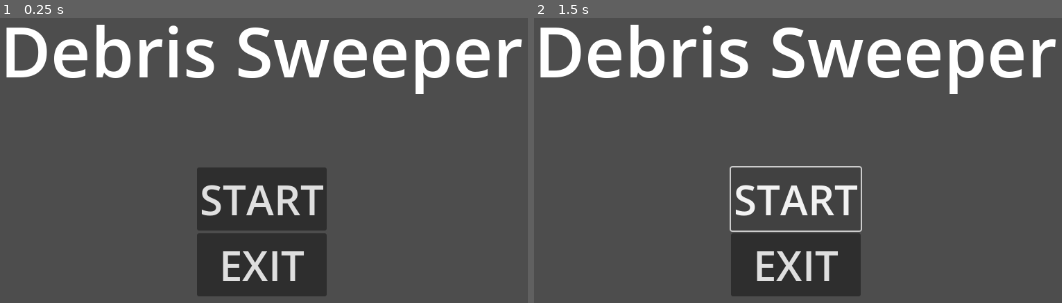
Above: before the commit, frames 1-2 (left to right).
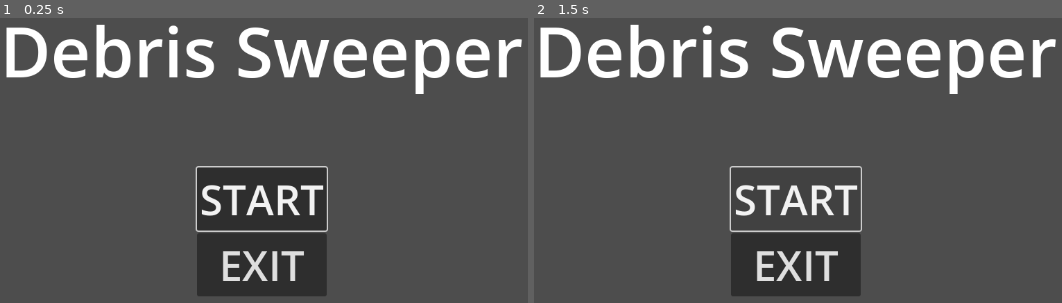
Above: after the commit, the same moments.

Repository: toburau/Star-Shooting
Game: Godot game, scene res://scenes/title_screen.tscn
Same seed, same stepped clock (60 frames per second), same inputs: the game is played once before the commit and once after it. Sound files missing from this copy of the repository are replaced by a short silence.
Inputs:
- Up to frame 1 (0.25 s): no input
- Up to frame 2 (1.5 s): click "START" at 0.5 s; click "START" at 1.25 s

The runs differ from the first frame. In frame 1, 0.5% of the frame differs, in the area x 36-63%, y 51-76%; in frame 2, nothing differs.

Commit message:
update title

Diff:
--- a/scenes/title_screen.tscn
+++ b/scenes/title_screen.tscn
@@ -1,4 +1,6 @@
-[gd_scene format=3 uid="uid://cq3ig7r6tktgc"]
+[gd_scene load_steps=2 format=3 uid="uid://cq3ig7r6tktgc"]
+
+[ext_resource type="Script" uid="uid://k1csygm2g0l3" path="res://scripts/title_screen.gd" id="1_fgkus"]
 
 [node name="TitleScreen" type="Control"]
 layout_mode = 3
@@ -9,6 +11,7 @@
 offset_bottom = -1.0
 grow_horizontal = 2
 grow_vertical = 2
+script = ExtResource("1_fgkus")
 
 [node name="Label" type="Label" parent="."]
 layout_mode = 1
@@ -54,3 +57,8 @@
 text = "EXIT"
 
 [node name="AudioStreamPlayer" type="AudioStreamPlayer" parent="."]
+
+[connection signal="focus_entered" from="VBoxContainer/ButtonStart" to="." method="_on_button_start_focus_entered"]
+[connection signal="pressed" from="VBoxContainer/ButtonStart" to="." method="_on_button_start_pressed"]
+[connection signal="focus_entered" from="VBoxContainer/ButtonExit" to="." method="_on_button_exit_focus_entered"]
+[connection signal="pressed" from="VBoxContainer/ButtonExit" to="." method="_on_button_exit_pressed"]
--- a/scripts/scene.gd
+++ b/scripts/scene.gd
@@ -3,7 +3,7 @@
 @export var debris_scene: PackedScene
 @export var spawn_meteor_count := 100
 @export var spawn_area_size := Vector3(50, 50, 50)  # 配置範囲
-@export var spawn_debris_count := 1
+@export var spawn_debris_count := 10
 
 var spawned_objects: Array = []  # ここに生成したノードを記録しておく
 
--- /dev/null
+++ b/scripts/title_screen.gd
@@ -0,0 +1,40 @@
+extends Control
+
+var initialized = false
+
+
+# Called when the node enters the scene tree for the first time.
+func _ready() -> void:
+	$VBoxContainer/ButtonStart.grab_focus()
+	await get_tree().process_frame
+	initialized = true
+
+# Called every frame. 'delta' is the elapsed time since the previous frame.
+func _process(delta: float) -> void:
+	pass
+
+
+func _on_button_start_pressed() -> void:
+	$AudioStreamPlayer.stream = preload("res://sound/accept.mp3")
+	$AudioStreamPlayer.play()
+	await $AudioStreamPlayer.finished
+	get_tree().change_scene_to_file("res://scenes/scene.tscn")
+
+
+func _on_button_exit_pressed() -> void:
+	$AudioStreamPlayer.stream = preload("res://sound/accept.mp3")
+	$AudioStreamPlayer.play()
+	await $AudioStreamPlayer.finished
+	get_tree().quit()
+
+func _on_button_start_focus_entered() -> void:
+	if not initialized:
+		return
+	$AudioStreamPlayer.stream = preload("res://sound/cursor.mp3")
+	$AudioStreamPlayer.play()
+
+func _on_button_exit_focus_entered() -> void:
+	if not initialized:
+		return
+	$AudioStreamPlayer.stream = preload("res://sound/cursor.mp3")
+	$AudioStreamPlayer.play()
Not shown, added: scripts/title_screen.gd.uid
Not shown, added: sound/accept.mp3.import
Not shown, added: sound/cursor.mp3.import
Not shown, changed: README.md
Not shown, added: sound/accept.mp3
Not shown, added: sound/cursor.mp3
